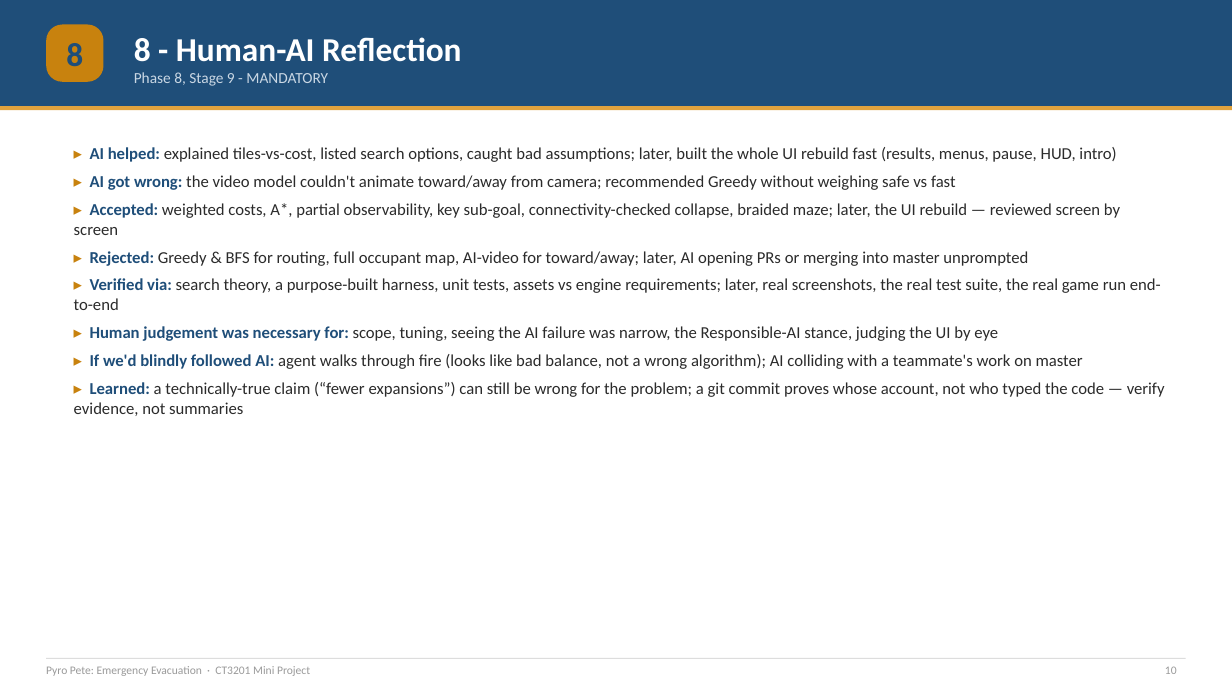
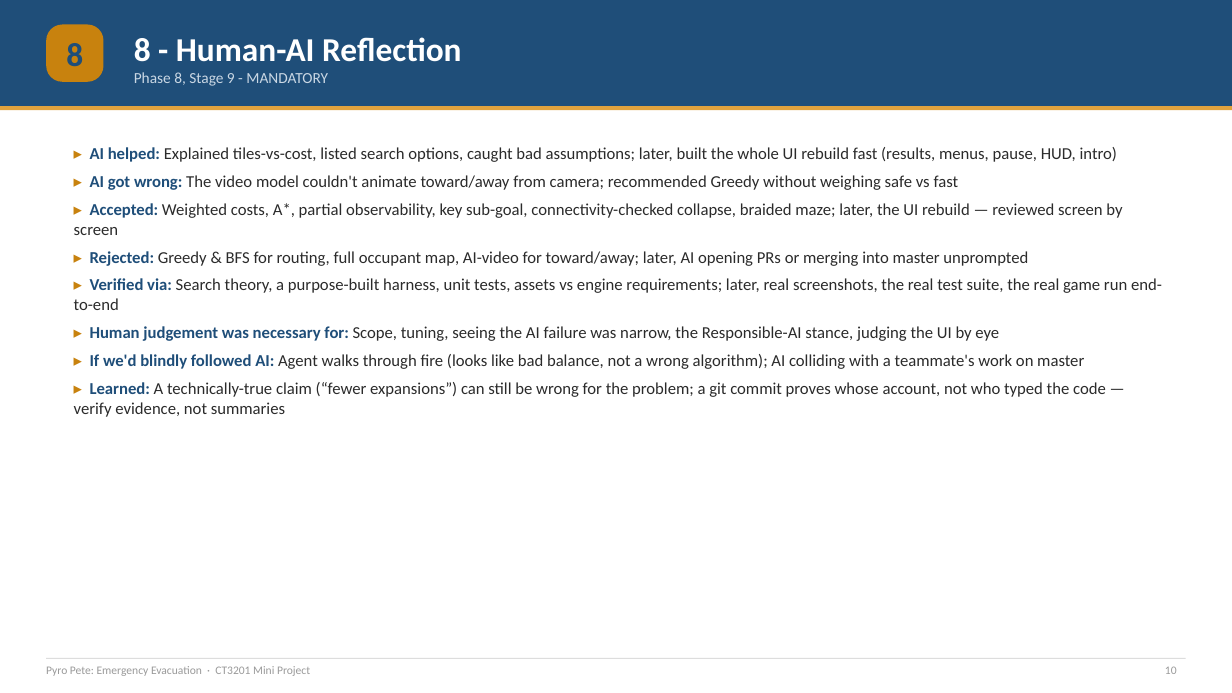
Before and after one commit to Jeb-Lee/CT3201_AI, a slide deck: slide 10 of docs/report/CT3201_Slides.pptx. Drawn at 1232x693 pixels with LibreOffice and Linux fonts; fonts in the diff are those of the drawing. Boxes give left, top, right and bottom in pixels: in the first picture for what was removed or moved away, otherwise in the second. Text is boxed around its words. In the diff, an @@ line names an element or a change of style, - is before the commit and + after.

```diff
--- a/docs/report/CT3201_Slides.pptx
+++ b/docs/report/CT3201_Slides.pptx
@@ text at bbox=[74, 147, 1122, 235]: text changed @@
-▸ AI helped: explained tiles-vs-cost, listed search options, caught bad assumptions; later, built the whole UI rebuild fast (results, menus, pause, HUD, intro)
-▸ AI got wrong: the video model couldn't animate toward/away from camera; recommended Greedy without weighing safe vs fast
-▸ Accepted: weighted costs, A*, partial observability, key sub-goal, connectivity-checked collapse, braided maze; later, the UI rebuild — reviewed screen by screen
+▸ AI helped: Explained tiles-vs-cost, listed search options, caught bad assumptions; later, built the whole UI rebuild fast (results, menus, pause, HUD, intro)
+▸ AI got wrong: The video model couldn't animate toward/away from camera; recommended Greedy without weighing safe vs fast
+▸ Accepted: Weighted costs, A*, partial observability, key sub-goal, connectivity-checked collapse, braided maze; later, the UI rebuild — reviewed screen by screen
@@ text at bbox=[74, 278, 1162, 417]: text changed @@
-▸ Verified via: search theory, a purpose-built harness, unit tests, assets vs engine requirements; later, real screenshots, the real test suite, the real game run end-to-end
-▸ Human judgement was necessary for: scope, tuning, seeing the AI failure was narrow, the Responsible-AI stance, judging the UI by eye
-▸ If we'd blindly followed AI: agent walks through fire (looks like bad balance, not a wrong algorithm); AI colliding with a teammate's work on master
-▸ Learned: a technically-true claim (“fewer expansions”) can still be wrong for the problem; a git commit proves whose account, not who typed the code — verify evidence, not summaries
+▸ Verified via: Search theory, a purpose-built harness, unit tests, assets vs engine requirements; later, real screenshots, the real test suite, the real game run end-to-end
+▸ Human judgement was necessary for: Scope, tuning, seeing the AI failure was narrow, the Responsible-AI stance, judging the UI by eye
+▸ If we'd blindly followed AI: Agent walks through fire (looks like bad balance, not a wrong algorithm); AI colliding with a teammate's work on master
+▸ Learned: A technically-true claim (“fewer expansions”) can still be wrong for the problem; a git commit proves whose account, not who typed the code — verify evidence, not summaries
```
Also in this commit, not shown: 7 other slides changed.
